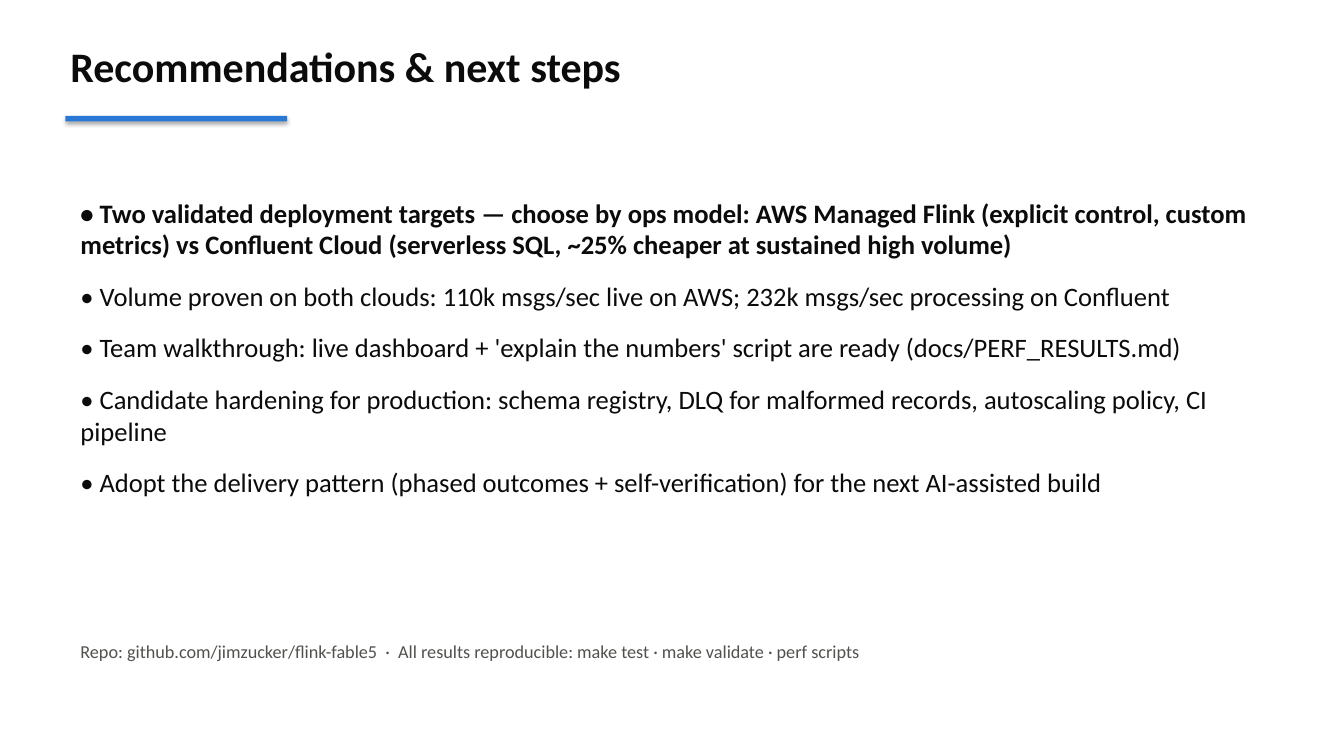
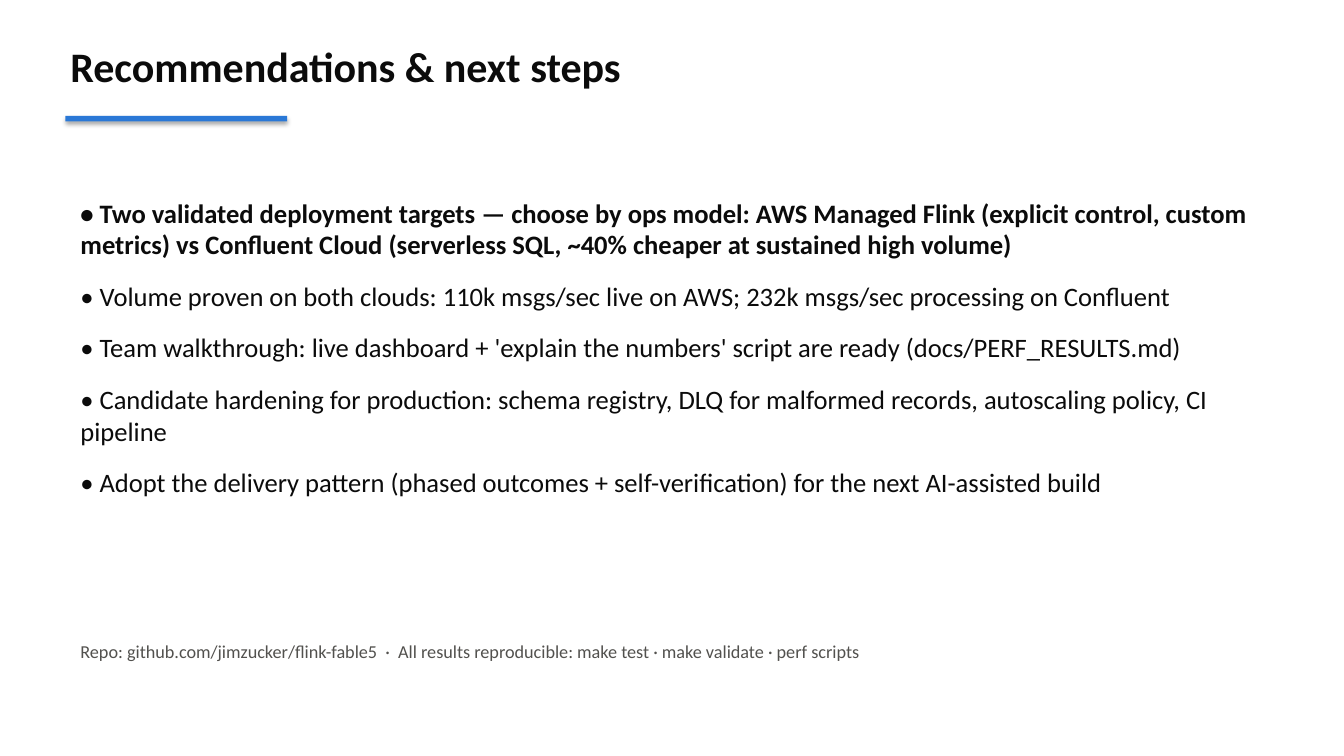
Before and after one commit to jimzucker/flink-fable5, a slide deck: slide 12 of docs/flink-demo-exec-briefing.pptx. Drawn at 1344x756 pixels with LibreOffice and Linux fonts; fonts in the diff are those of the drawing. Boxes give left, top, right and bottom in pixels: in the first picture for what was removed or moved away, otherwise in the second. Text is boxed around its words. In the diff, an @@ line names an element or a change of style, - is before the commit and + after.

```diff
--- a/docs/flink-demo-exec-briefing.pptx
+++ b/docs/flink-demo-exec-briefing.pptx
@@ text at (80,203,1246,259): text changed @@
-• Two validated deployment targets — choose by ops model: AWS Managed Flink (explicit control, custom metrics) vs Confluent Cloud (serverless SQL, ~25% cheaper at sustained high volume)
+• Two validated deployment targets — choose by ops model: AWS Managed Flink (explicit control, custom metrics) vs Confluent Cloud (serverless SQL, ~40% cheaper at sustained high volume)
```
Also in this commit, not shown: 1 other slide changed, 3 other files.
